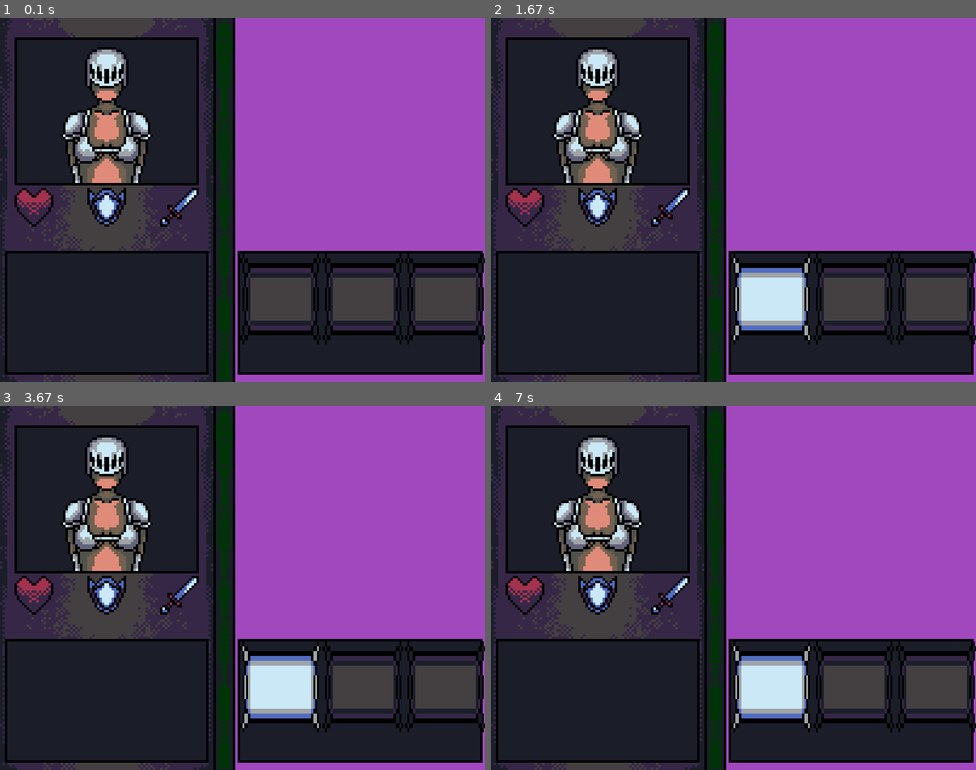
Above: before the commit, frames 1-4 (two rows, left to right).
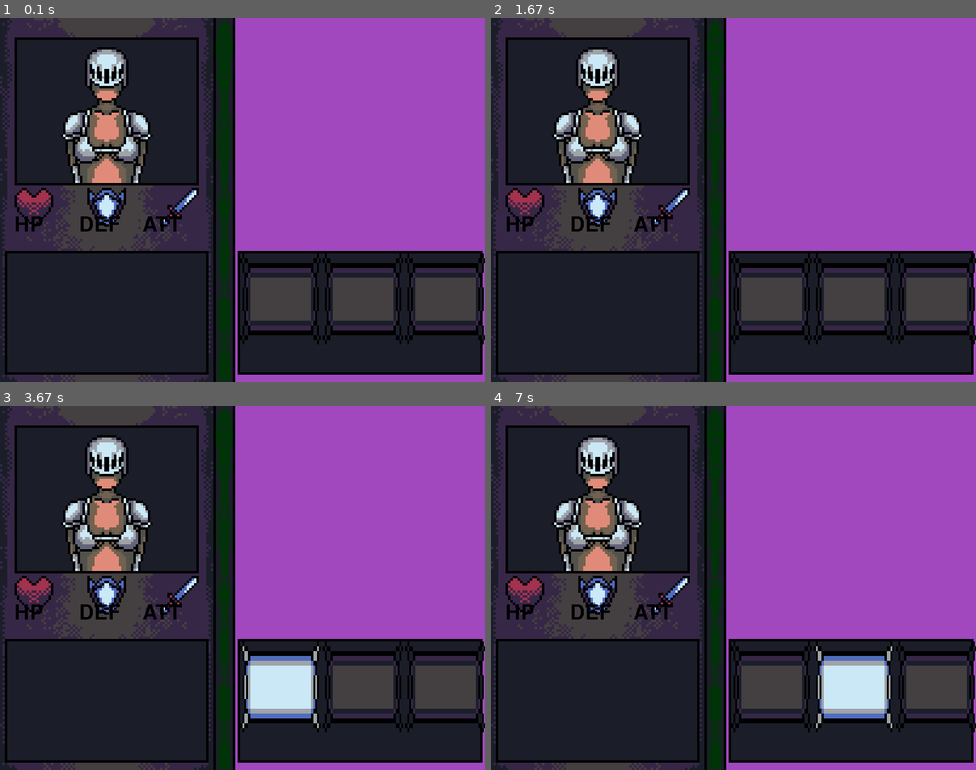
Above: after the commit, the same moments.

Repository: Justpasha1/pygameShit
Game: pygame game, started from code/main.py
The game is run twice, just before and just after one commit, with the same random seed, the same clock (stepped at 60 frames per second) and the same inputs.
Inputs (mouse positions are in pixels of both pictures, inside the frame that each line leads up to):
- Up to frame 1 (0.1 s): no input
- Up to frame 2 (1.67 s): click (772, 298) at 0.38 s; click (849, 254) at 0.72 s; click (777, 105) at 1.05 s
- Up to frame 3 (3.67 s): click (363, 686) at 1.88 s; click (426, 682) at 2.22 s; click (82, 660) at 2.55 s; click (291, 664) at 3.38 s
- Up to frame 4 (7 s): click (670, 715) at 3.72 s; click (937, 686) at 4.55 s; click (646, 719) at 4.88 s; click (772, 686) at 5.72 s; click (762, 515) at 6.05 s; click (854, 686) at 6.88 s

The runs differ from the first frame. In frame 1, 0.3% of the frame differs, in the area x 3-37%, y 54-59%; in frame 2, 2.8%; in frame 3, 0.3%; in frame 4, 5.3%, in the area x 3-83%, y 54-89%.

Commit message:
butons and text

Diff:
--- a/code/global_vars.py
+++ b/code/global_vars.py
@@ -13,8 +13,13 @@
 button_attack = Buttons(133,150, ["images\\buttons\\rectangle\\base.png","images\\buttons\\rectangle\\hover.png", "images\\buttons\\rectangle\\pressed.png"],99*4,97*4,test)
 
 button_heal =Buttons(133,150, ["images\\buttons\\rectangle\\base.png","images\\buttons\\rectangle\\hover.png", "images\\buttons\\rectangle\\pressed.png"],133*4,97*4,test)
+
 button_deffence = Buttons(133,150, ["images\\buttons\\rectangle\\base.png","images\\buttons\\rectangle\\hover.png", "images\\buttons\\rectangle\\pressed.png"],167*4,97*4,test)
 
 heart_icon = Image(16*4, 16*4, "images\\icons\\hp.png", 6*4, 70*4)
 shield_icon = Image(16*4, 16*4, "images\\icons\\shield.png", 36*4, 70*4)
 sword_icon = Image(16*4, 16*4, "images\\icons\\sword.png", 66*4, 70*4)
+
+hp_message = Text(24,324,50,'Comic Sans',"HP",(0,0,0))
+Def_message = Text(130,324,50,'Comic Sans',"DEF",(0,0,0))
+Att_message = Text(235,324,50,'Comic Sans',"ATT",(0,0,0))
--- a/code/main.py
+++ b/code/main.py
@@ -18,21 +18,28 @@
     while True:
         images.base_ui.show(screen)
         global_vars.plr.Portrait.show(screen)
-        # test.show(screen)
+        #test.show(screen)
         global_vars.button_attack.show(screen)
         global_vars.button_heal.show(screen)
         global_vars.button_deffence.show(screen)
         global_vars.heart_icon.show(screen)
         global_vars.shield_icon.show(screen)
         global_vars.sword_icon.show(screen)
+        global_vars.hp_message.ShowText(screen)
+        global_vars.Def_message.ShowText(screen)
+        global_vars.Att_message.ShowText(screen)
         for i in event.get():
             if i.type == QUIT:
                 return False
             elif i.type == MOUSEBUTTONDOWN:
                 global_vars.button_attack.click(mouse.get_pos())
-                # test.click(mouse.get_pos())
+                global_vars.button_heal.click(mouse.get_pos())
+                global_vars.button_deffence.click(mouse.get_pos())
+                #test.click(mouse.get_pos())
             elif i.type == MOUSEMOTION:
-                pass
-                # test.hover(mouse.get_pos())
+                global_vars.button_attack.hover(mouse.get_pos())
+                global_vars.button_heal.hover(mouse.get_pos())
+                global_vars.button_deffence.hover(mouse.get_pos())
+                #test.hover(mouse.get_pos())
         display.flip()
 game()
--- a/code/superclasses.py
+++ b/code/superclasses.py
@@ -44,12 +44,14 @@
         if damage>self.CurDefense:
             self.CurHP-=damage-self.CurDefense
 class Text:
-    def __init__(self, x:int, y:int , size:int, font:int, text:str, color:tuple):
+    def __init__(self, x:int, y:int , size:int, Font:str, text:str, color:tuple):
         self.X=x
         self.Y=y
         self.Size=size
-        self.Font=font
+        self.Font=Font
         self.Text=text
         self.Color=color
+        self.Font = font.SysFont(self.Font,self.Size)
+        self.Text = self.Font.render(str(self.Text),False,self.Color)
     def ShowText(self,screen):
         screen.blit(self.Text, (self.X, self.Y))
